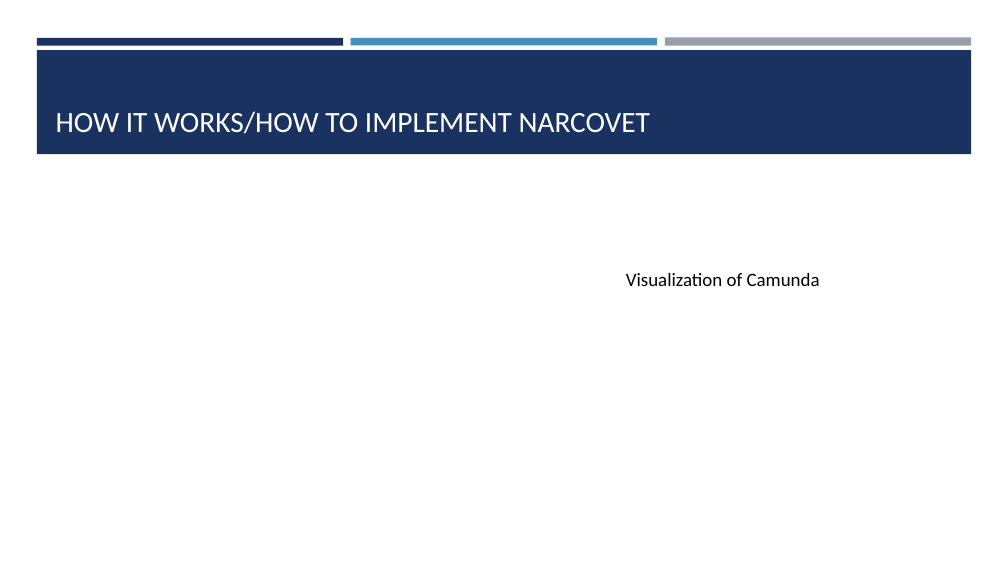
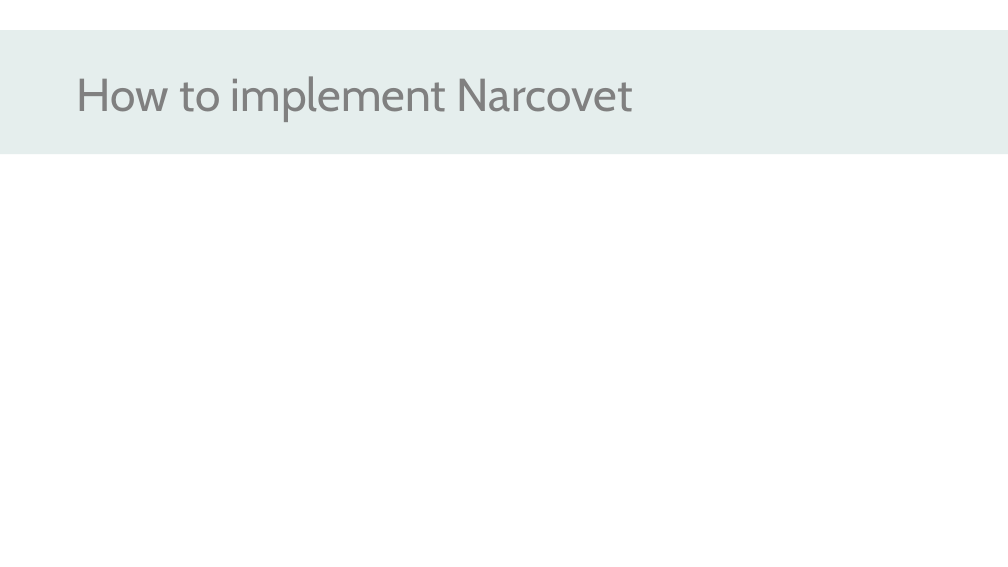
Before and after one commit to DigiBP/AS24TeamVector, a slide deck: slide 6 of Narcovet.pptx (slide 5 before the commit). Drawn at 1008x567 pixels with LibreOffice and Linux fonts; fonts in the diff are those of the drawing; background and template pictures are left out. Boxes give left, top, right and bottom in pixels: in the first picture for what was removed or moved away, otherwise in the second. Text is boxed around its words. In the diff, an @@ line names an element or a change of style, - is before the commit and + after.

```diff
--- a/Narcovet.pptx
+++ b/Narcovet.pptx
@@ rectangle resized from (x1=37, y1=50, x2=972, y2=154) to (x1=0, y1=30, x2=1008, y2=154) @@
@@ rectangle at (x1=0, y1=30, x2=1008, y2=154): fill #1A3260 to #ACCAC5 at 30% opacity @@
@@ rectangle removed at (x1=37, y1=38, x2=343, y2=45) @@
@@ title "How to implement Narcovet" at (x1=77, y1=76, x2=633, y2=122): vertical alignment bottom to middle @@
@@ rectangle removed at (x1=351, y1=38, x2=657, y2=45) @@
@@ rectangle removed at (x1=665, y1=38, x2=971, y2=46) @@
@@ title at (x1=77, y1=76, x2=633, y2=122): text changed; size 28 to 44 pt; font Calibri to Cabin; text colour #FFFFFF to #808080 @@
-HOW IT WORKS/HOW TO IMPLEMENT NARCOVET
+How to implement Narcovet
@@ text removed at (x1=626, y1=273, x2=820, y2=286) @@
-Visualization of Camunda
```
Also in this commit, not shown: 2 other slides changed, 6 slides added, 5 slides removed.
